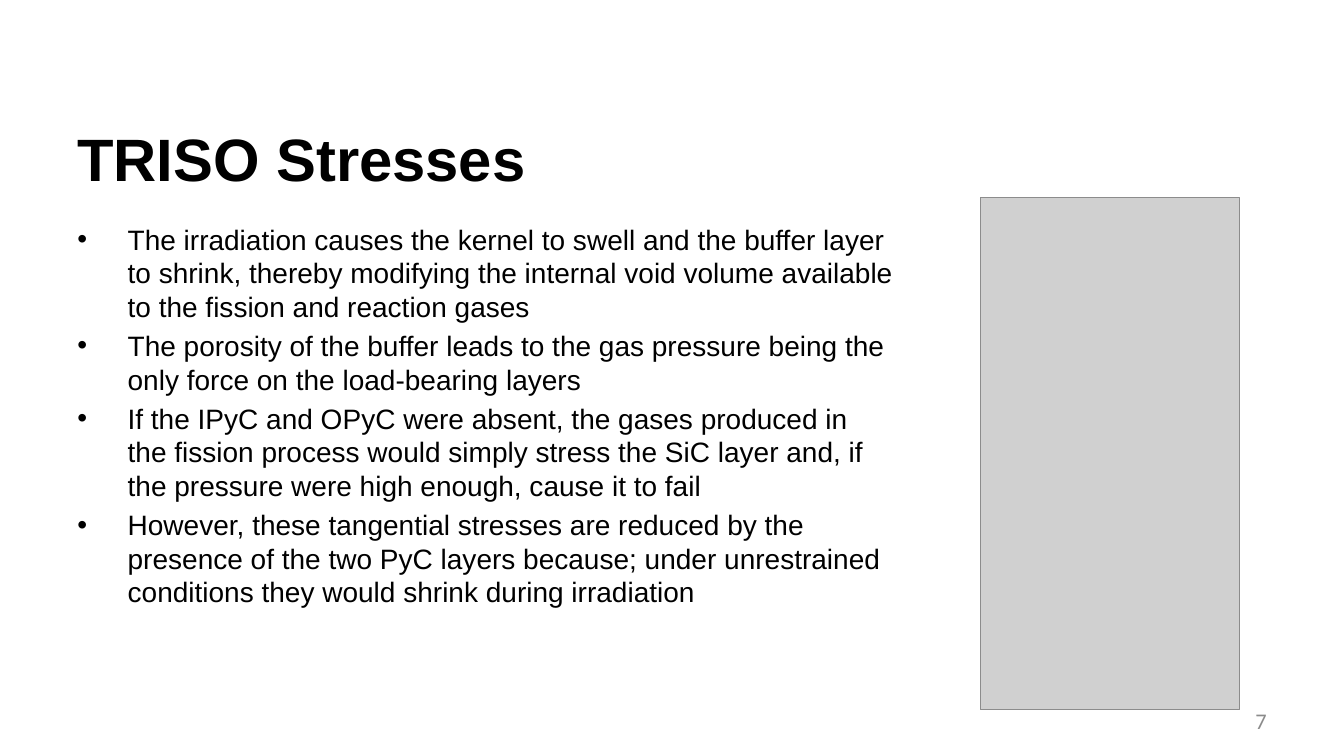
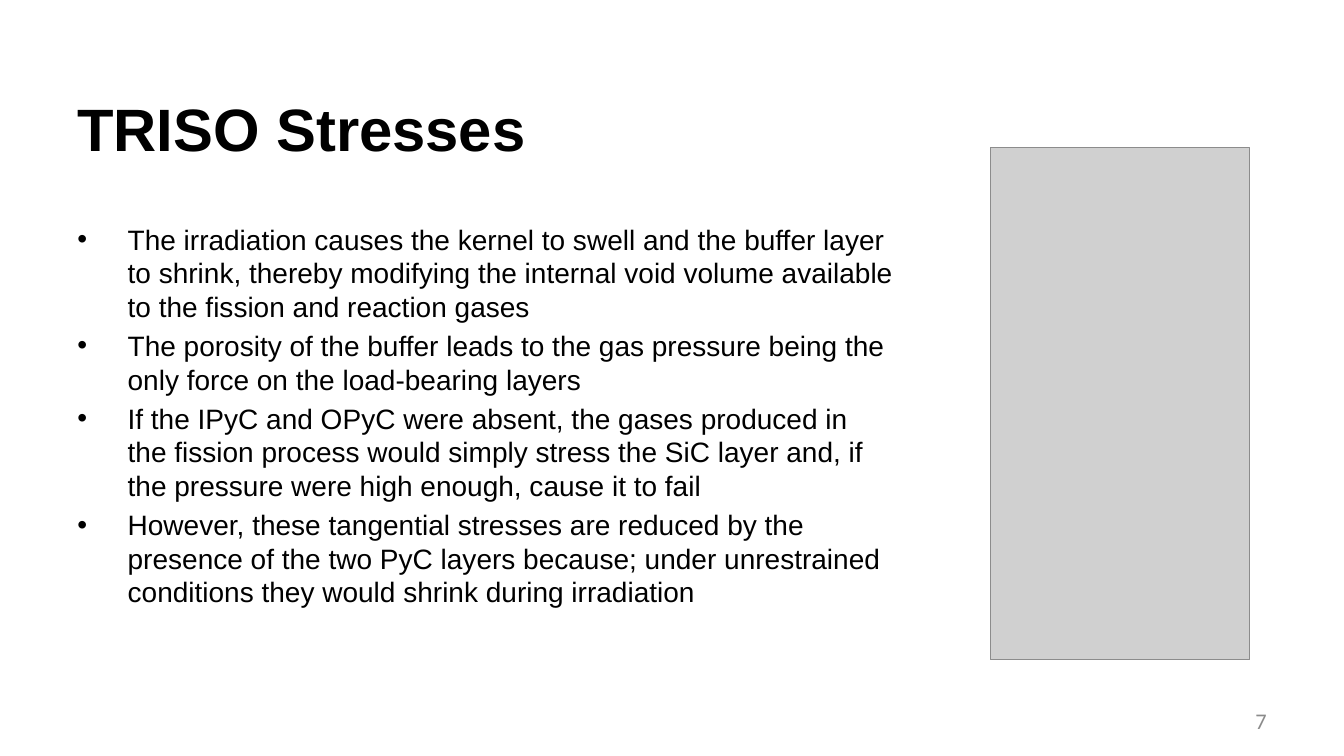
Before and after one commit to benbeeler/TEACHING, a slide deck: slide 7 of Advanced Reactor Materials/Fall2026/Lec6_TRISO.pptx. Drawn at 1344x756 pixels with LibreOffice and Linux fonts; fonts in the diff are those of the drawing; grey boxes stand for pictures; background and template pictures are left out. Boxes give left, top, right and bottom in pixels: in the first picture for what was removed or moved away, otherwise in the second. Text is boxed around its words. In the diff, an @@ line names an element or a change of style, - is before the commit and + after.

```diff
--- a/Advanced Reactor Materials/Fall2026/Lec6_TRISO.pptx
+++ b/Advanced Reactor Materials/Fall2026/Lec6_TRISO.pptx
@@ title "TRISO Stresses": place and size @@
-title "TRISO Stresses" at <box>77,139,525,182</box>
+title "TRISO Stresses" at <box>77,109,525,152</box>
@@ picture: place and size @@
-picture at <box>980,198,1239,710</box>
+picture at <box>991,148,1250,660</box>
```
Also in this commit, not shown: 15 other slides changed, 5 slides added, 13 slides removed, 4 other files.
